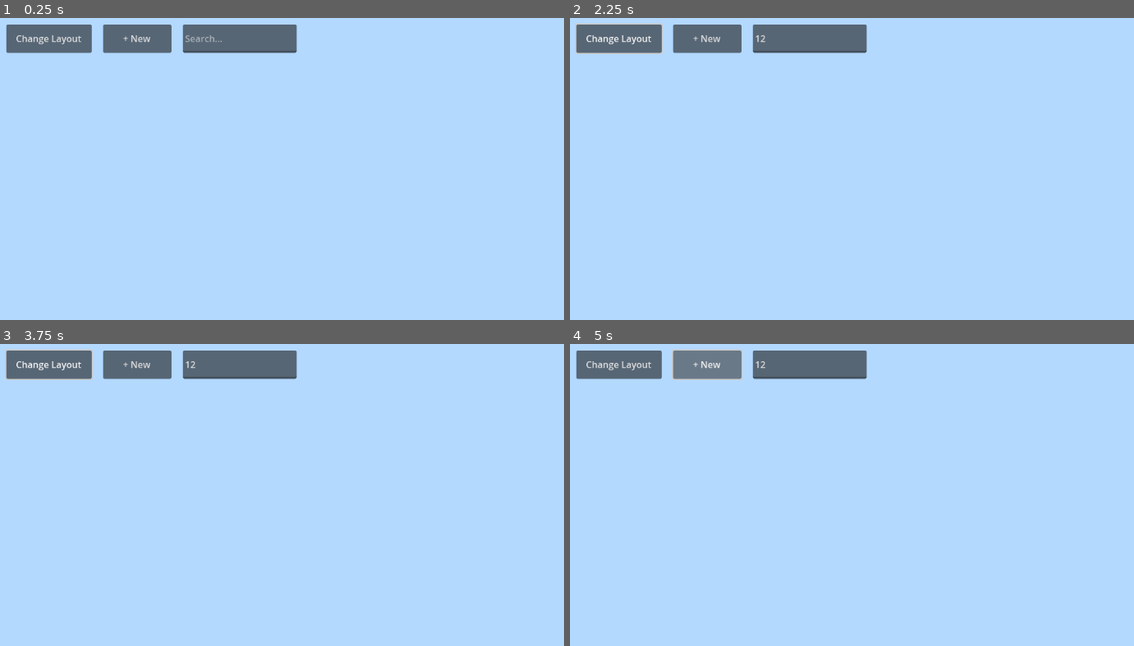
Above: before the commit, frames 1-4 (two rows, left to right).
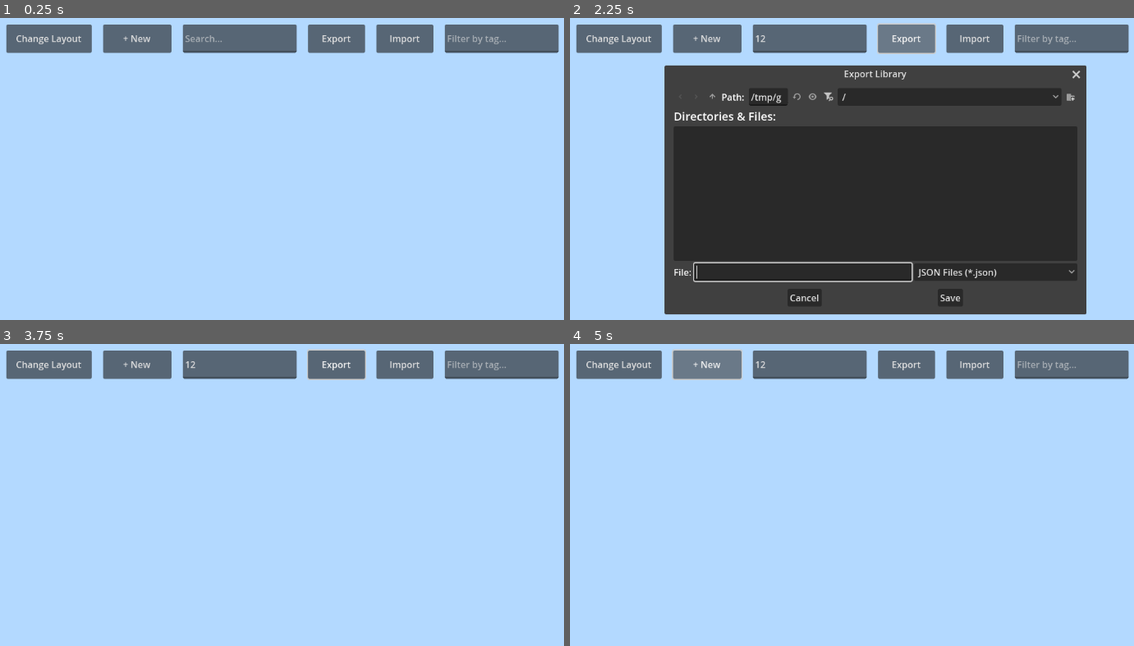
Above: after the commit, the same moments.

Repository: NO-NAME-J7/godot-library-app
Game: Godot game, scene res://main.tscn
Two runs of this game, one before a commit and one after it. Both use one fixed random seed, a clock stepped at 60 frames per second and the inputs below.
Inputs (mouse positions are in pixels of both pictures, inside the frame that each line leads up to):
- Up to frame 1 (0.25 s): no input
- Up to frame 2 (2.25 s): click (812, 39) at 0.52 s; type "12" at 0.6 s; click "Change Layout" at 1.25 s; click (908, 39) at 2 s, where only the run after the commit has a clickable "Export"
- Up to frame 3 (3.75 s): click (406, 365) at 2.75 s, where only the run after the commit has a clickable "Import"; click (236, 624) at 3.5 s, where only the run after the commit has a clickable "Cancel"
- Up to frame 4 (5 s): click "+ New" at 4.25 s

The runs differ from the first frame. In frame 1, 3.9% of the frame differs, in the area x 54-100%, y 2-12%; in frame 2, 66%, in the area x 0-100%, y 1-99%; in frame 3, 4.2%; in frame 4, 3.9%.

Commit message:
Update main.gd

Diff:
--- a/library-project-/main.gd
+++ b/library-project-/main.gd
@@ -6,6 +6,11 @@
 var add_button = null
 var search_box = null
 var search_text = ""
+var current_menu = null
+var export_button = null
+var import_button = null
+var tag_filter_box = null
+var active_tag_filter = ""
 
 var library_data = {
 	"root": {
@@ -38,6 +43,30 @@
 	search_box.size = Vector2(200, 50)
 	search_box.text_changed.connect(_on_search_changed)
 	add_child(search_box)
+
+	# Export button
+	export_button = Button.new()
+	export_button.text = "Export"
+	export_button.position = Vector2(580, 20)
+	export_button.size = Vector2(100, 50)
+	add_child(export_button)
+	export_button.pressed.connect(_on_export_pressed)
+
+	# Import button
+	import_button = Button.new()
+	import_button.text = "Import"
+	import_button.position = Vector2(700, 20)
+	import_button.size = Vector2(100, 50)
+	add_child(import_button)
+	import_button.pressed.connect(_on_import_pressed)
+
+	# Tag filter box
+	tag_filter_box = LineEdit.new()
+	tag_filter_box.placeholder_text = "Filter by tag..."
+	tag_filter_box.position = Vector2(820, 20)
+	tag_filter_box.size = Vector2(200, 50)
+	tag_filter_box.text_changed.connect(_on_tag_filter_changed)
+	add_child(tag_filter_box)
 
 	show_level("root")
 
@@ -75,8 +104,22 @@
 
 	if library_data[level_name].has("children"):
 		for child_name in library_data[level_name]["children"]:
-			if search_text == "" or search_text in child_name.to_lower():
-				create_button(child_name, false, layout_type)
+			# Filter by search text
+			if search_text != "" and not search_text in child_name.to_lower():
+				continue
+
+			# Filter by tag
+			if active_tag_filter != "":
+				var item_tags = library_data.get(child_name, {}).get("tags", [])
+				var has_tag = false
+				for tag in item_tags:
+					if active_tag_filter.to_lower() in tag.to_lower():
+						has_tag = true
+						break
+				if not has_tag:
+					continue
+
+			create_button(child_name, false, layout_type)
 
 func create_button(button_text, is_back_button, layout_type):
 	var container = VBoxContainer.new()
@@ -153,7 +196,7 @@
 		label.mouse_filter = Control.MOUSE_FILTER_IGNORE
 		btn.add_child(label)
 
-	# Three dots - FIXED
+	# Three dots menu
 	var dots_container = Control.new()
 	dots_container.size = Vector2(35, 35)
 	dots_container.position = Vector2(block_width - 40, 5)
@@ -177,7 +220,7 @@
 		)
 		btn.add_child(dots_container)
 
-		# Show/hide dots - SIMPLE VERSION
+		# Show/hide dots on hover
 		btn.mouse_entered.connect(func(): dots_container.visible = true)
 		btn.mouse_exited.connect(func(): dots_container.visible = false)
 		dots_container.mouse_entered.connect(func(): dots_container.visible = true)
@@ -210,14 +253,23 @@
 	button_container.add_child(container)
 
 func _show_edit_menu(item_name, origin):
+	# Close any existing menu
+	if current_menu != null:
+		current_menu.queue_free()
+
 	var popup = Window.new()
 	popup.title = ""
-	popup.size = Vector2(180, 140)
+	popup.size = Vector2(180, 250)
 	popup.unresizable = true
 	popup.borderless = false
 	popup.transient = true
 	popup.exclusive = false
-	popup.close_requested.connect(func(): popup.queue_free())
+	popup.close_requested.connect(func():
+		popup.queue_free()
+		current_menu = null
+	)
+
+	current_menu = popup
 
 	var global_pos = origin.global_position
 	popup.position = Vector2i(global_pos.x + 40, global_pos.y)
@@ -226,24 +278,62 @@
 	vbox.add_theme_constant_override("separation", 8)
 	vbox.position = Vector2(10, 10)
 
+	# Edit Name
 	var edit_btn = Button.new()
 	edit_btn.text = "Edit Name"
 	edit_btn.custom_minimum_size = Vector2(160, 35)
 	edit_btn.pressed.connect(func():
 		popup.queue_free()
+		current_menu = null
 		_edit_name_dialog(item_name)
 	)
 	vbox.add_child(edit_btn)
 
+	# Add Image
 	var image_btn = Button.new()
 	image_btn.text = "Add Image/Video"
 	image_btn.custom_minimum_size = Vector2(160, 35)
 	image_btn.pressed.connect(func():
 		popup.queue_free()
+		current_menu = null
 		_add_image_dialog(item_name)
 	)
 	vbox.add_child(image_btn)
 
+	# Remove Image (NEW)
+	var remove_image_btn = Button.new()
+	remove_image_btn.text = "Remove Image"
+	remove_image_btn.custom_minimum_size = Vector2(160, 35)
+	remove_image_btn.pressed.connect(func():
+		popup.queue_free()
+		current_menu = null
+		_remove_image(item_name)
+	)
+	vbox.add_child(remove_image_btn)
+
+	# Change Color (NEW - Color Picker)
+	var color_btn = Button.new()
+	color_btn.text = "Change Color"
+	color_btn.custom_minimum_size = Vector2(160, 35)
+	color_btn.pressed.connect(func():
+		popup.queue_free()
+		current_menu = null
+		_color_picker_dialog(item_name)
+	)
+	vbox.add_child(color_btn)
+
+	# Manage Tags (NEW)
+	var tags_btn = Button.new()
+	tags_btn.text = "Manage Tags"
+	tags_btn.custom_minimum_size = Vector2(160, 35)
+	tags_btn.pressed.connect(func():
+		popup.queue_free()
+		current_menu = null
+		_manage_tags_dialog(item_name)
+	)
+	vbox.add_child(tags_btn)
+
+	# Delete (RED)
 	var delete_btn = Button.new()
 	delete_btn.text = "Delete"
 	delete_btn.custom_minimum_size = Vector2(160, 35)
@@ -257,6 +347,7 @@
 	delete_btn.add_theme_color_override("font_color", Color.WHITE)
 	delete_btn.pressed.connect(func():
 		popup.queue_free()
+		current_menu = null
 		_on_delete_pressed(item_name)
 	)
 	vbox.add_child(delete_btn)
@@ -328,6 +419,242 @@
 
 	add_child(file_dialog)
 	file_dialog.popup_centered()
+
+func _remove_image(item_name):
+	library_data[item_name]["image_path"] = ""
+	save_library()
+	var current_level = "root" if navigation_stack.size() == 0 else navigation_stack[-1]
+	show_level(current_level)
+
+func _color_picker_dialog(item_name):
+	var dialog = Window.new()
+	dialog.title = "Pick Color"
+	dialog.size = Vector2(350, 280)
+	dialog.position = get_viewport().size / 2 - dialog.size / 2
+	dialog.close_requested.connect(func(): dialog.queue_free())
+
+	var vbox = VBoxContainer.new()
+	vbox.position = Vector2(20, 40)
+	vbox.add_theme_constant_override("separation", 15)
+
+	var current_color = library_data[item_name].get("bg_color", Color(0.4, 0.5, 0.7))
+
+	# Preview panel
+	var preview = Panel.new()
+	preview.custom_minimum_size = Vector2(310, 60)
+	var preview_style = StyleBoxFlat.new()
+	preview_style.bg_color = current_color
+	preview.add_theme_stylebox_override("panel", preview_style)
+	vbox.add_child(preview)
+
+	# Red slider
+	var r_container = HBoxContainer.new()
+	var r_label = Label.new()
+	r_label.text = "R:"
+	r_label.custom_minimum_size = Vector2(30, 20)
+	r_container.add_child(r_label)
+	var r_slider = HSlider.new()
+	r_slider.min_value = 0
+	r_slider.max_value = 1
+	r_slider.step = 0.01
+	r_slider.value = current_color.r
+	r_slider.custom_minimum_size = Vector2(250, 20)
+	r_container.add_child(r_slider)
+	vbox.add_child(r_container)
+
+	# Green slider
+	var g_container = HBoxContainer.new()
+	var g_label = Label.new()
+	g_label.text = "G:"
+	g_label.custom_minimum_size = Vector2(30, 20)
+	g_container.add_child(g_label)
+	var g_slider = HSlider.new()
+	g_slider.min_value = 0
+	g_slider.max_value = 1
+	g_slider.step = 0.01
+	g_slider.value = current_color.g
+	g_slider.custom_minimum_size = Vector2(250, 20)
+	g_container.add_child(g_slider)
+	vbox.add_child(g_container)
+
+	# Blue slider
+	var b_container = HBoxContainer.new()
+	var b_label = Label.new()
+	b_label.text = "B:"
+	b_label.custom_minimum_size = Vector2(30, 20)
+	b_container.add_child(b_label)
+	var b_slider = HSlider.new()
+	b_slider.min_value = 0
+	b_slider.max_value = 1
+	b_slider.step = 0.01
+	b_slider.value = current_color.b
+	b_slider.custom_minimum_size = Vector2(250, 20)
+	b_container.add_child(b_slider)
+	vbox.add_child(b_container)
+
+	# Update preview on slider change
+	var update_preview = func():
+		var new_color = Color(r_slider.value, g_slider.value, b_slider.value)
+		preview_style.bg_color = new_color
+
+	r_slider.value_changed.connect(func(_val): update_preview.call())
+	g_slider.value_changed.connect(func(_val): update_preview.call())
+	b_slider.value_changed.connect(func(_val): update_preview.call())
+
+	# Buttons
+	var btn_container = HBoxContainer.new()
+	btn_container.add_theme_constant_override("separation", 10)
+
+	var save_btn = Button.new()
+	save_btn.text = "Save"
+	save_btn.custom_minimum_size = Vector2(150, 35)
+	save_btn.pressed.connect(func():
+		var new_color = Color(r_slider.value, g_slider.value, b_slider.value)
+		library_data[item_name]["bg_color"] = new_color
+		save_library()
+		var current_level = "root" if navigation_stack.size() == 0 else navigation_stack[-1]
+		show_level(current_level)
+		dialog.queue_free()
+	)
+	btn_container.add_child(save_btn)
+
+	var cancel_btn = Button.new()
+	cancel_btn.text = "Cancel"
+	cancel_btn.custom_minimum_size = Vector2(150, 35)
+	cancel_btn.pressed.connect(func(): dialog.queue_free())
+	btn_container.add_child(cancel_btn)
+
+	vbox.add_child(btn_container)
+	dialog.add_child(vbox)
+	add_child(dialog)
+	dialog.popup()
+
+func _manage_tags_dialog(item_name):
+	var dialog = Window.new()
+	dialog.title = "Manage Tags"
+	dialog.size = Vector2(350, 300)
+	dialog.position = get_viewport().size / 2 - dialog.size / 2
+	dialog.close_requested.connect(func(): dialog.queue_free())
+
+	var vbox = VBoxContainer.new()
+	vbox.position = Vector2(20, 40)
+	vbox.add_theme_constant_override("separation", 10)
+
+	var label = Label.new()
+	label.text = "Tags (comma separated):"
+	vbox.add_child(label)
+
+	# Get current tags
+	var current_tags = library_data[item_name].get("tags", [])
+	var tags_text = ", ".join(current_tags)
+
+	var input = TextEdit.new()
+	input.text = tags_text
+	input.custom_minimum_size = Vector2(310, 100)
+	vbox.add_child(input)
+
+	var info_label = Label.new()
+	info_label.text = "Example: game, rpg, favorite"
+	info_label.add_theme_font_size_override("font_size", 10)
+	vbox.add_child(info_label)
+
+	var btn_container = HBoxContainer.new()
+	btn_container.add_theme_constant_override("separation", 10)
+
+	var save_btn = Button.new()
+	save_btn.text = "Save"
+	save_btn.custom_minimum_size = Vector2(150, 35)
+	save_btn.pressed.connect(func():
+		var tags_string = input.text.strip_edges()
+		var tags_array = []
+		if tags_string != "":
+			for tag in tags_string.split(","):
+				var clean_tag = tag.strip_edges()
+				if clean_tag != "":
+					tags_array.append(clean_tag)
+		library_data[item_name]["tags"] = tags_array
+		save_library()
+		dialog.queue_free()
+	)
+	btn_container.add_child(save_btn)
+
+	var cancel_btn = Button.new()
+	cancel_btn.text = "Cancel"
+	cancel_btn.custom_minimum_size = Vector2(150, 35)
+	cancel_btn.pressed.connect(func(): dialog.queue_free())
+	btn_container.add_child(cancel_btn)
+
+	vbox.add_child(btn_container)
+	dialog.add_child(vbox)
+	add_child(dialog)
+	dialog.popup()
+
+func _on_export_pressed():
+	var file_dialog = FileDialog.new()
+	file_dialog.title = "Export Library"
+	file_dialog.size = Vector2(600, 400)
+	file_dialog.access = FileDialog.ACCESS_FILESYSTEM
+	file_dialog.file_mode = FileDialog.FILE_MODE_SAVE_FILE
+	file_dialog.filters = ["*.json ; JSON Files"]
+
+	file_dialog.file_selected.connect(func(path):
+		var save_data = {}
+		for key in library_data:
+			var item = library_data[key].duplicate(true)
+			if item.has("bg_color") and item["bg_color"] is Color:
+				var color = item["bg_color"]
+				item["bg_color"] = {"r": color.r, "g": color.g, "b": color.b, "a": color.a}
+			save_data[key] = item
+
+		var export_file = FileAccess.open(path, FileAccess.WRITE)
+		if export_file:
+			export_file.store_string(JSON.stringify(save_data, "\t"))
+			export_file.close()
+			print("Library exported to: " + path)
+		file_dialog.queue_free()
+	)
+
+	file_dialog.canceled.connect(func(): file_dialog.queue_free())
+
+	add_child(file_dialog)
+	file_dialog.popup_centered()
+
+func _on_import_pressed():
+	var file_dialog = FileDialog.new()
+	file_dialog.title = "Import Library"
+	file_dialog.size = Vector2(600, 400)
+	file_dialog.access = FileDialog.ACCESS_FILESYSTEM
+	file_dialog.file_mode = FileDialog.FILE_MODE_OPEN_FILE
+	file_dialog.filters = ["*.json ; JSON Files"]
+
+	file_dialog.file_selected.connect(func(path):
+		var import_file = FileAccess.open(path, FileAccess.READ)
+		if import_file:
+			var json = JSON.new()
+			if json.parse(import_file.get_as_text()) == OK:
+				library_data = json.data
+				# Convert color dictionaries back to Color objects
+				for key in library_data:
+					if library_data[key].has("bg_color") and library_data[key]["bg_color"] is Dictionary:
+						var c = library_data[key]["bg_color"]
+						library_data[key]["bg_color"] = Color(c.get("r", 0.4), c.get("g", 0.5), c.get("b", 0.7), c.get("a", 1.0))
+				save_library()
+				show_level("root")
+				navigation_stack.clear()
+				print("Library imported from: " + path)
+			import_file.close()
+		file_dialog.queue_free()
+	)
+
+	file_dialog.canceled.connect(func(): file_dialog.queue_free())
+
+	add_child(file_dialog)
+	file_dialog.popup_centered()
+
+func _on_tag_filter_changed(new_text):
+	active_tag_filter = new_text.strip_edges()
+	var current_level = "root" if navigation_stack.size() == 0 else navigation_stack[-1]
+	show_level(current_level)
 
 func _rename_item(old_name, new_name):
 	if new_name == "" or new_name == old_name:
@@ -376,7 +703,8 @@
 		"children": [],
 		"layout": "grid",
 		"display_text": new_item_name,
-		"bg_color": Color(0.4, 0.5, 0.7)
+		"bg_color": Color(0.4, 0.5, 0.7),
+		"tags": []
 	}
 	save_library()
 	show_level(current_level)
